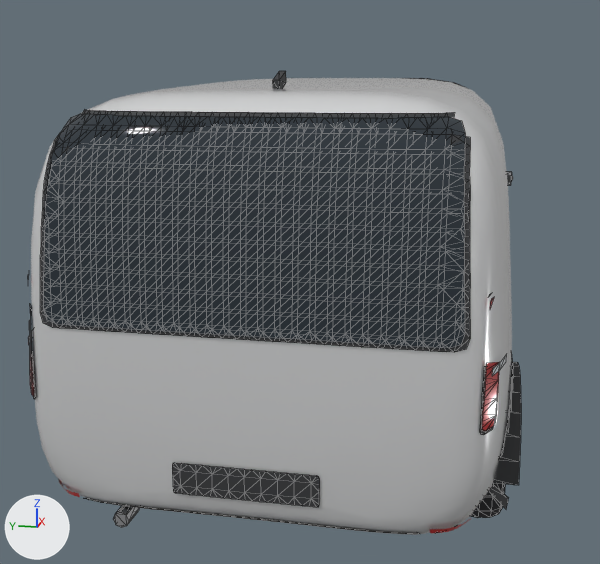
Two versions of the glTF model assets/fleet/cargo.glb, one commit apart.
Camera for both pictures: a 50 mm lens placed at (-5.12, -0.72, 1.95), pointed at (-0.13, 0.28, 0.7). Arrows for +X, +Y and +Z are at lower left; the lights stay in place. The first picture is the older version. Mesh edges are drawn as thin lines on the coarser meshes. Where no turn or scale is listed for an object, it has been applied to the vertices.

The first picture shows 'ArchLiner.003', 'Body', 'PlateR', 'RearGlass', 'RgFrame', 'TailLamp' and 10 more.
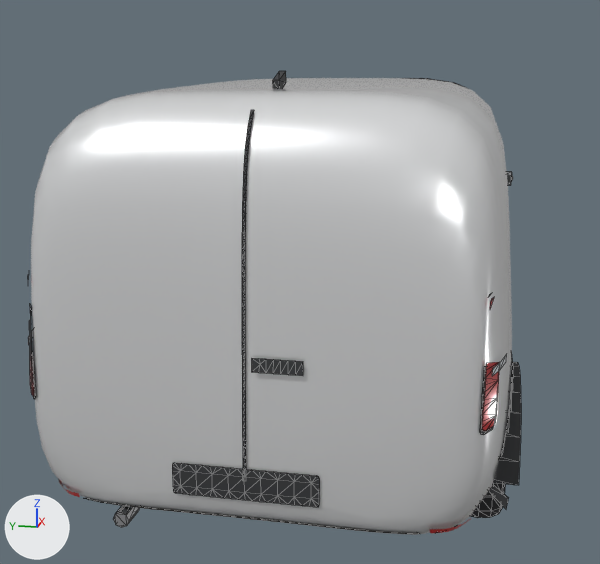
The change, as a list of edits to the scene's bpy script:
```text
Add me_rearhandle:
    me_rearhandle.from_pydata([(-2.5, -0.03, 0.964), (-2.5, -0.056, 0.964), (-2.5, -0.081, 0.964), (-2.5, -0.107, 0.964), (-2.5, -0.133, 0.964), (-2.5, -0.159, 0.964), (-2.5, -0.184, 0.964), (-2.5, -0.21, 0.964), (-2.498, -0.21, 1.014), (-2.498, -0.184, 1.014), (-2.498, -0.159, 1.014), (-2.498, -0.133, 1.014), (-2.498, -0.107, 1.014), (-2.498, -0.081, 1.014), (-2.498, -0.056, 1.014), (-2.498, -0.03, 1.014), (-2.499, -0.06, 0.994)], [], [(8, 6, 7), (6, 8, 9), (10, 4, 5), (4, 10, 11), (9, 5, 6), (5, 9, 10), (12, 2, 3), (2, 12, 13), (16, 0, 1), (0, 16, 15), (15, 16, 14), (1, 2, 16), (13, 16, 2), (16, 13, 14), (11, 3, 4), (3, 11, 12)])
    me_rearhandle.materials.append(mat_det)  # dark grey #353638
Add me_reardoorseam:
    me_reardoorseam.from_pydata(...)  # 104 vertices, 102 faces; spans x -2.508..-2.322, y -0.006..0.006, z 0.557..1.84
    me_reardoorseam.materials.append(mat_det)  # dark grey #353638
Remove ob_rearglass:
    ob_rearglass = bpy.data.objects.new('RearGlass', me_rearglass)
    ob_rearglass.location = (0.0, 0.0, 0.0)
Remove ob_rgframe:
    ob_rgframe = bpy.data.objects.new('RgFrame', me_rgframe)
    ob_rgframe.location = (0.0, 0.0, 0.0)
Add ob_rearhandle:
    ob_rearhandle = bpy.data.objects.new('RearHandle', me_rearhandle)
    ob_rearhandle.location = (0.0, 0.0, 0.0)
Add ob_reardoorseam:
    ob_reardoorseam = bpy.data.objects.new('RearDoorSeam', me_reardoorseam)
    ob_reardoorseam.location = (0.0, 0.0, 0.0)
```

Boxes [x1, y1, x2, y2] around the edits, measured in the pictures (600 x 564 px):
'RearGlass', deleted
    before: [44, 113, 465, 348]
'RgFrame', deleted
    before: [40, 110, 470, 352]
'RearDoorSeam', added
    after: [242, 110, 254, 481]
'RearHandle', added
    after: [252, 358, 303, 376]
